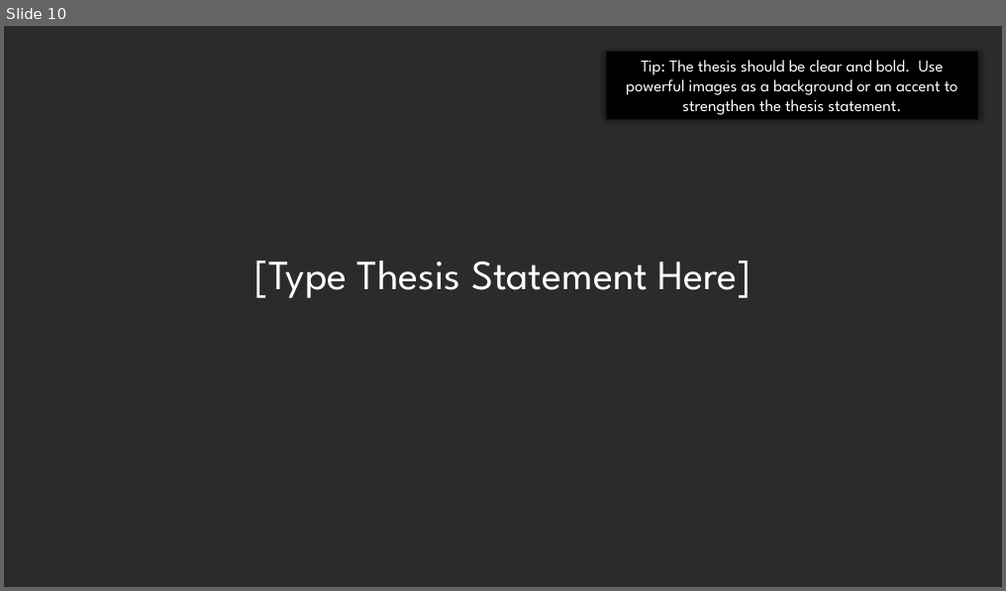
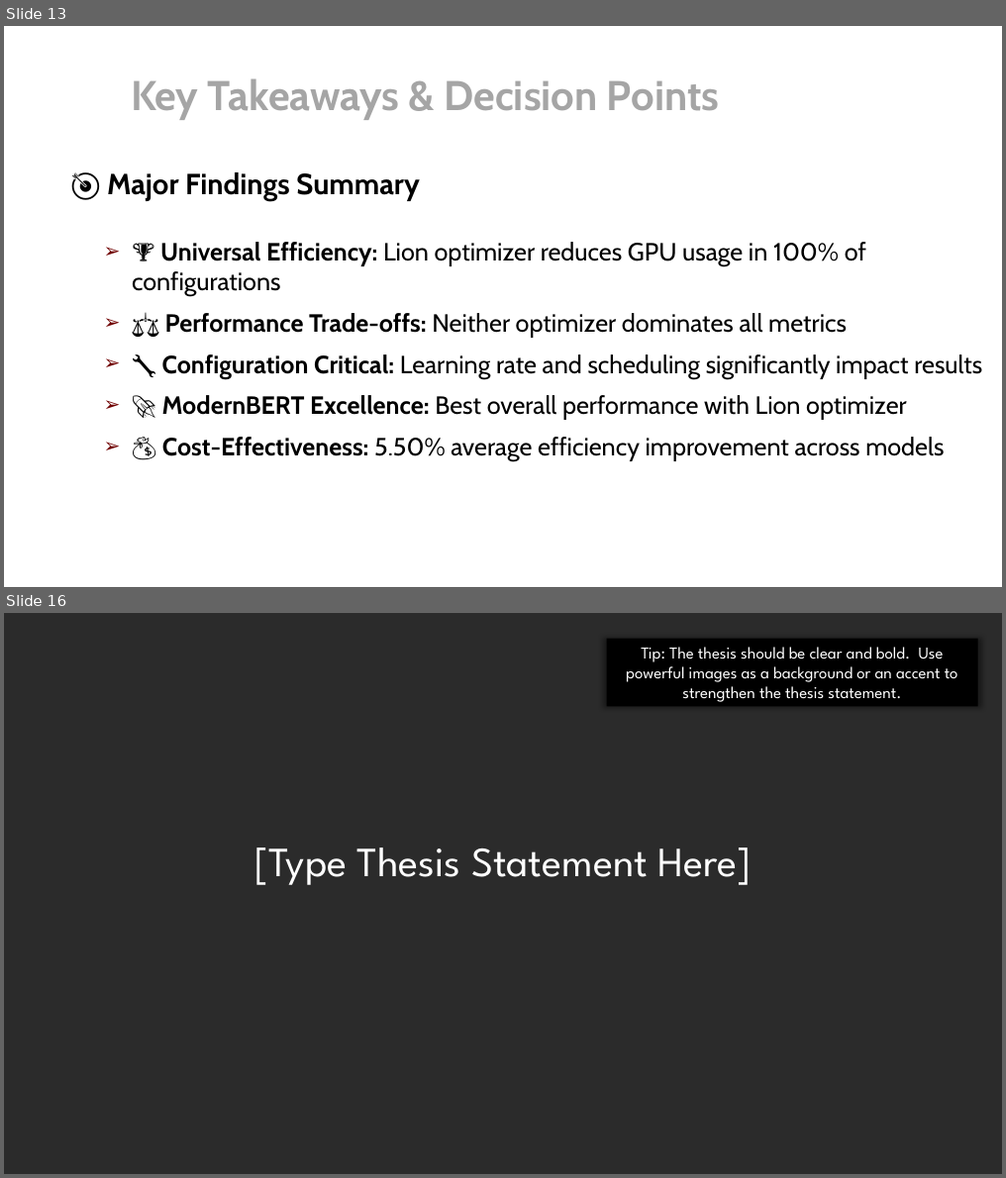
Before and after one commit to skfrost19/cross-encoder-modal, a slide deck: cross_encoder/thesis/Thesis_presentation.pptx. Shown one above the other, each under a label of ours: slide 10 before the commit, slides 13 and 16 after it; the slides between them are not shown. The pictures are 1006x591 and 1006x1178 pixels, drawn with LibreOffice and Linux fonts; fonts in the diff are those of the drawing; background and template pictures are left out; a plain dark background stands for a picture behind light text. Boxes give left, top, right and bottom in pixels: in the first picture for what was removed or moved away, otherwise in the second. Text is boxed around its words. In the diff, an @@ line names an element or a change of style, - is before the commit and + after.

```diff
--- a/cross_encoder/thesis/Thesis_presentation.pptx
+++ b/cross_encoder/thesis/Thesis_presentation.pptx
@@ slide 13 added at <box>4,26,1002,587</box>, background #FFFFFF @@
@@ text added at <box>131,78,719,120</box>, 40 pt, text #A5A5A5, bold @@
+Key Takeaways & Decision Points
@@ text added at <box>107,173,419,202</box>, 28 pt, text #000000, bold @@
+🎯 Major Findings Summary
@@ text added at <box>132,242,982,462</box>, 24 pt, text #000000 @@
+➢ 🏆 Universal Efficiency: Lion optimizer reduces GPU usage in 100% of configurations
+➢ ⚖️ Performance Trade-offs: Neither optimizer dominates all metrics
+➢ 🔧 Configuration Critical: Learning rate and scheduling significantly impact results
+➢ 🚀 ModernBERT Excellence: Best overall performance with Lion optimizer
+➢ 💰 Cost-Effectiveness: 5.50% average efficiency improvement across models
@@ what was slide 10 is now slide 16 @@
```
Also in this commit, not shown: 5 slides changed, 6 other slides added, 2 slides removed.
